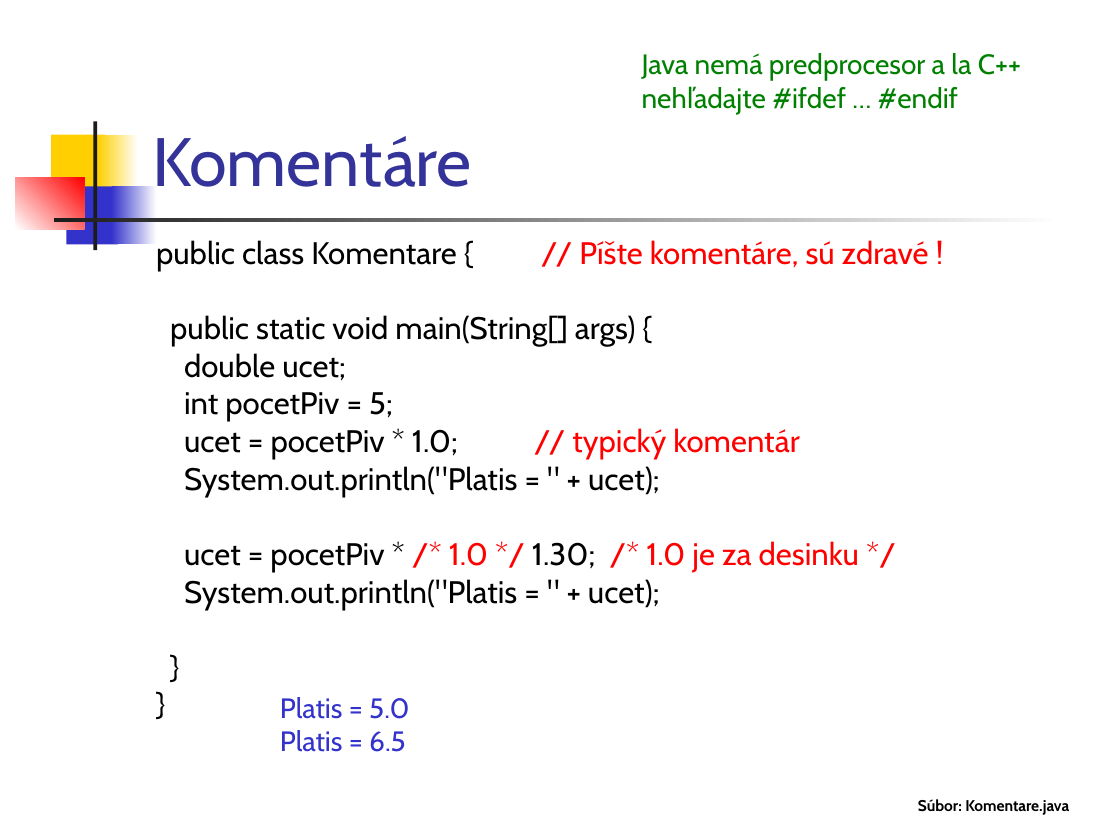
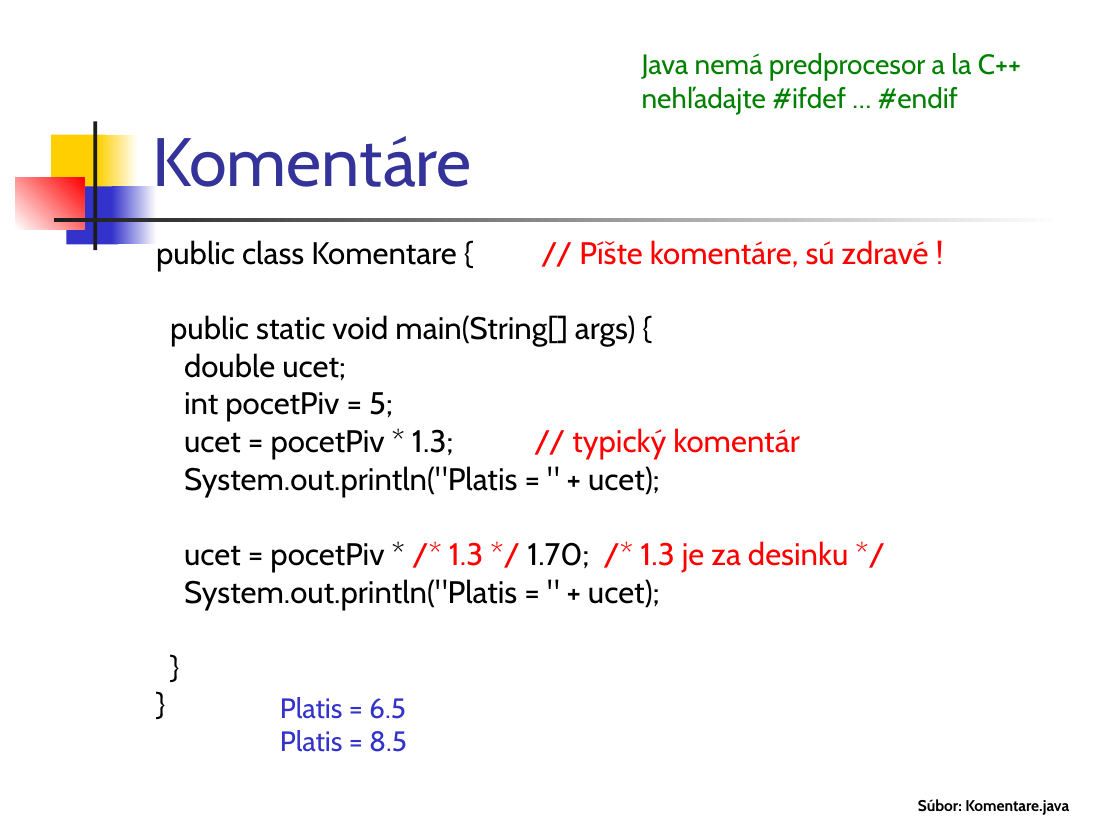
Before and after one commit to Programovanie4/Prednasky, a slide deck: slide 31 of 01/01_java.ppt. Drawn at 1120x840 pixels with LibreOffice and Linux fonts; fonts in the diff are those of the drawing. Boxes give left, top, right and bottom in pixels: in the first picture for what was removed or moved away, otherwise in the second. Text is boxed around its words. In the diff, an @@ line names an element or a change of style, - is before the commit and + after.

```diff
--- a/01/01_java.ppt
+++ b/01/01_java.ppt
@@ text at (184, 428, 800, 459): text changed @@
-ucet = pocetPiv * 1.0; // typický komentár
+ucet = pocetPiv * 1.3; // typický komentár
@@ text at (184, 541, 848, 572): text changed @@
-ucet = pocetPiv * /* 1.0 */ 1.30; /* 1.0 je za desinku */
+ucet = pocetPiv * /* 1.3 */ 1.70; /* 1.3 je za desinku */
@@ text at (280, 697, 409, 719): paragraph removed @@
-Platis = 5.0
@@ text at (280, 730, 407, 752): paragraph added @@
+Platis = 8.5
```
Also in this commit, not shown: 12 other slides changed, 1 other file.
